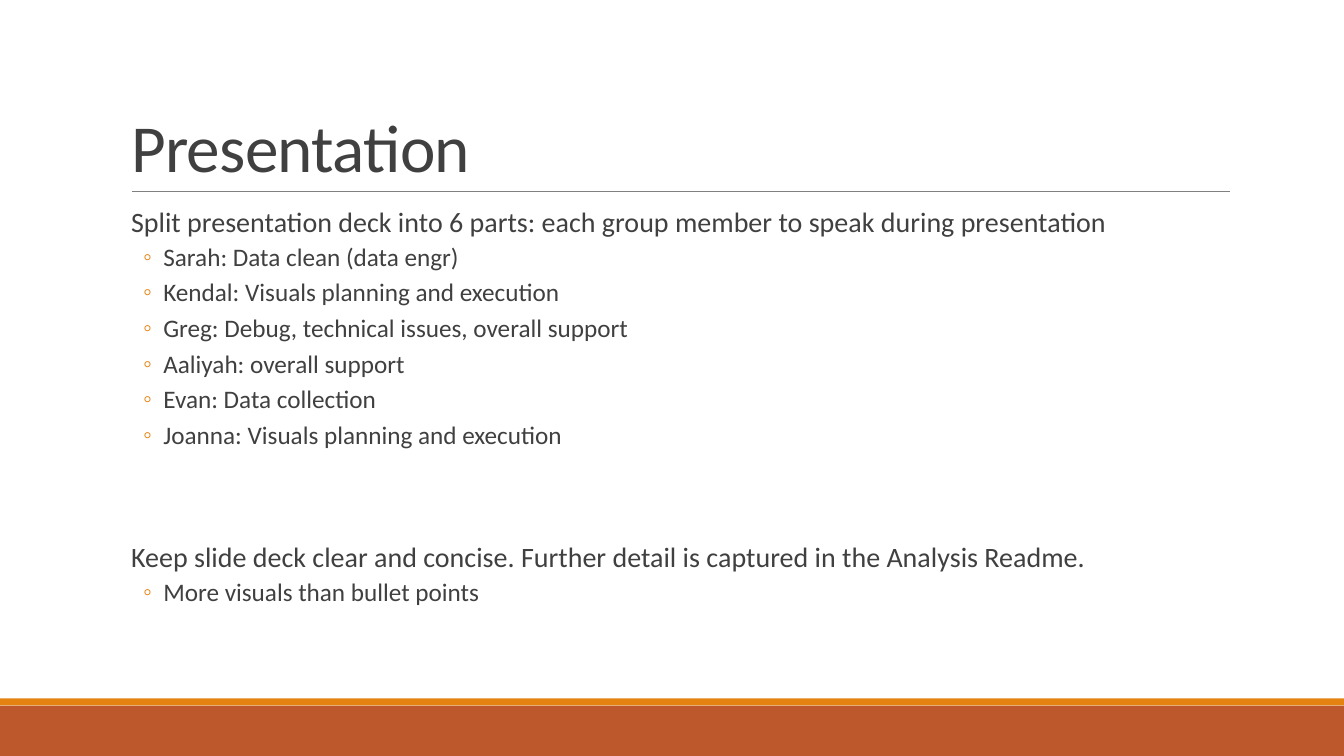
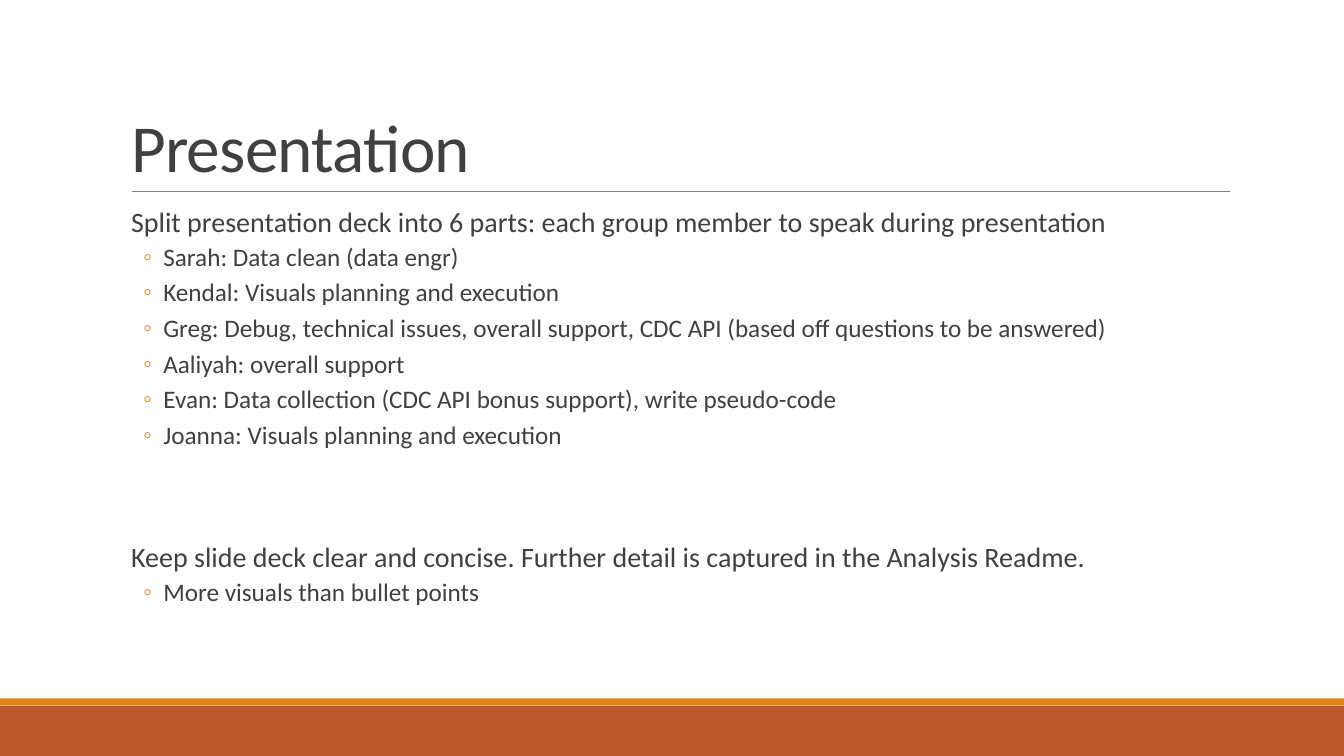
Before and after one commit to Evdawg/Project_1_Covid_Data, a slide deck: slide 5 of Project notes.pptx. Drawn at 1344x756 pixels with LibreOffice and Linux fonts; fonts in the diff are those of the drawing. Boxes give left, top, right and bottom in pixels: in the first picture for what was removed or moved away, otherwise in the second. Text is boxed around its words. In the diff, an @@ line names an element or a change of style, - is before the commit and + after.

```diff
--- a/Project notes.pptx
+++ b/Project notes.pptx
@@ text at [163, 319, 1105, 342]: text changed @@
-  ◦ Greg: Debug, technical issues, overall support
+  ◦ Greg: Debug, technical issues, overall support, CDC API (based off questions to be answered)
@@ text at [163, 390, 836, 412]: text changed @@
-  ◦ Evan: Data collection
+  ◦ Evan: Data collection (CDC API bonus support), write pseudo-code
```
Also in this commit, not shown: 1 other slide changed, 5 slides added.
